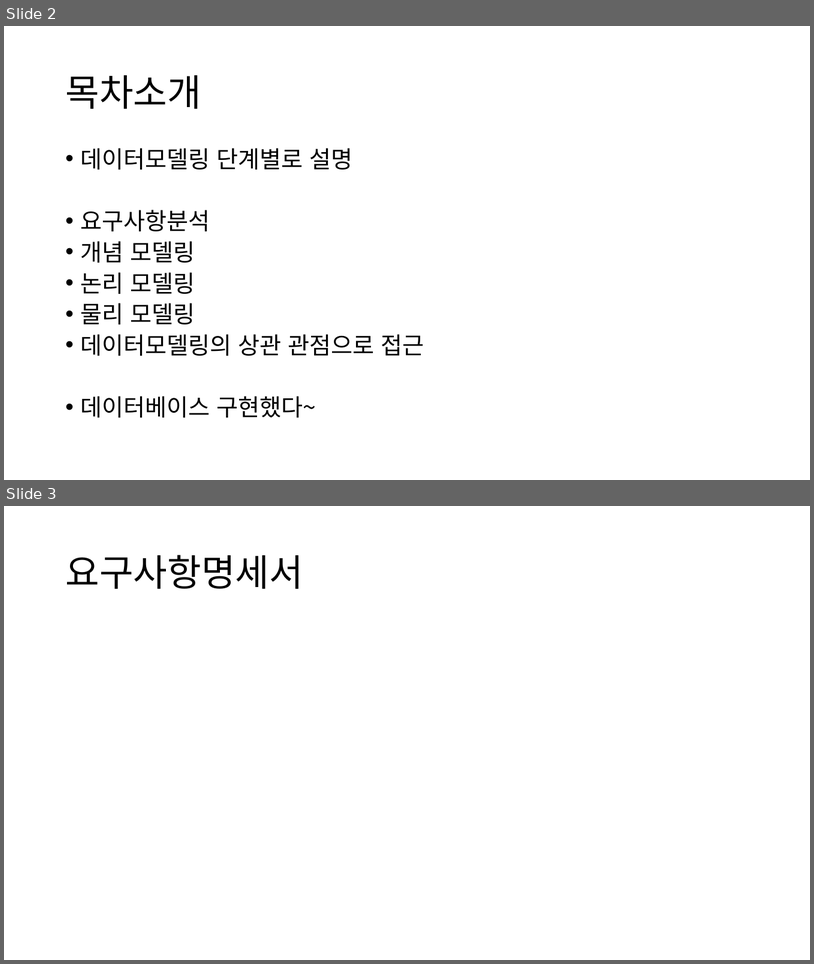
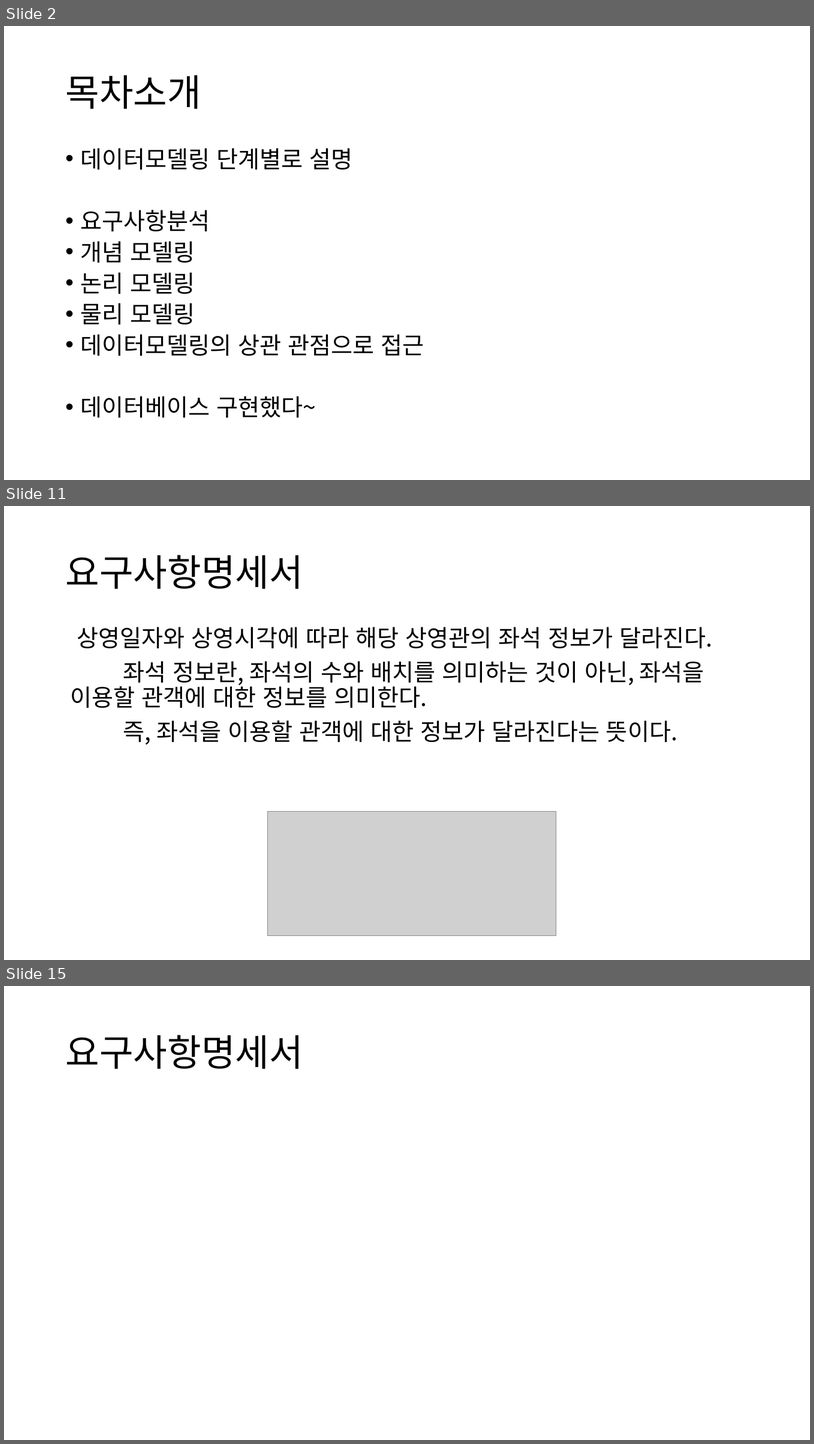
Before and after one commit to Cinema-System/My-Cinema, a slide deck: 중간발표/다은발표준비.pptx. Shown one above the other, each under a label of ours: slides 2 and 3 before the commit, slides 2, 11 and 15 after it; the slides between them are not shown. The pictures are 814x964 and 814x1444 pixels, drawn with LibreOffice and Linux fonts; fonts in the diff are those of the drawing; grey boxes stand for pictures. Boxes give left, top, right and bottom in pixels: in the first picture for what was removed or moved away, otherwise in the second. Text is boxed around its words. In the diff, an @@ line names an element or a change of style, - is before the commit and + after.

```diff
--- a/중간발표/다은발표준비.pptx
+++ b/중간발표/다은발표준비.pptx
@@ slide 11 added at (4,506,810,960), background #FFFFFF @@
@@ title added at (65,555,303,589), 44 pt, text #000000 @@
+요구사항명세서
@@ text added at (71,627,713,744), 28 pt, text #000000 @@
+상영일자와 상영시각에 따라 해당 상영관의 좌석 정보가 달라진다.
+좌석 정보란, 좌석의 수와 배치를 의미하는 것이 아닌, 좌석을 이용할 관객에 대한 정보를 의미한다.
+즉, 좌석을 이용할 관객에 대한 정보가 달라진다는 뜻이다.
@@ picture added at (268,811,557,936) @@
@@ what was slide 3 is now slide 15 @@
```
Also in this commit, not shown: 13 other slides added, 2 other files.
